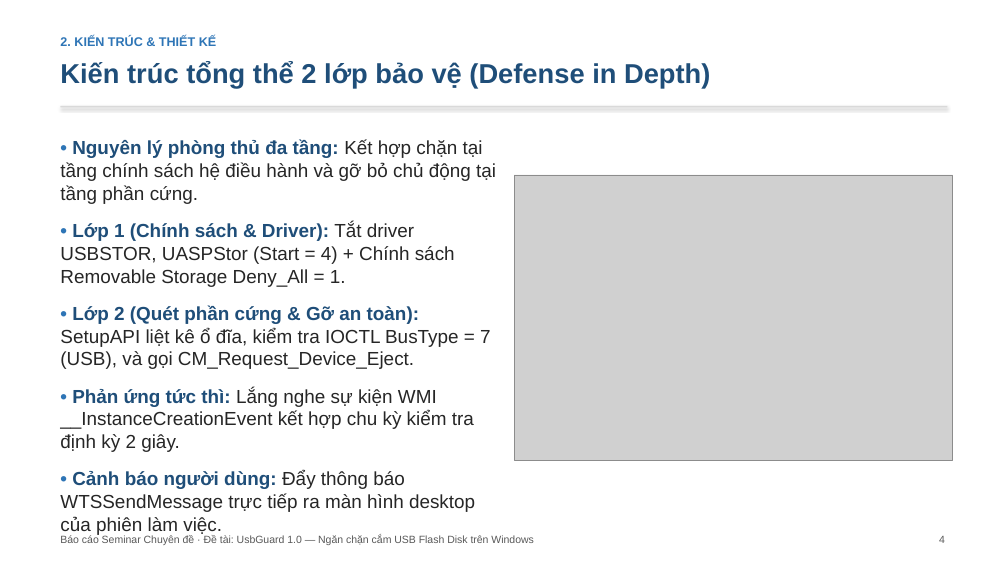
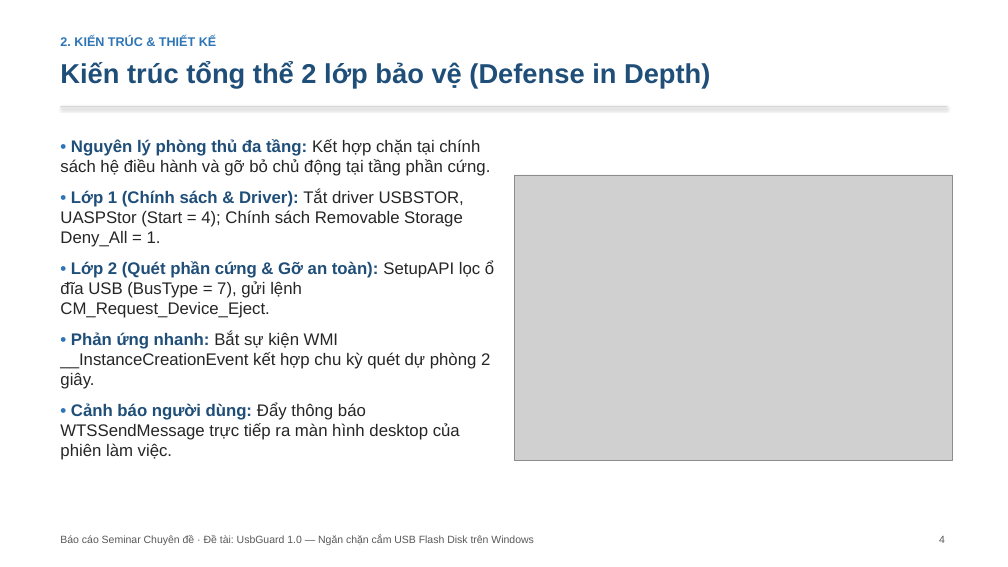
Before and after one commit to hungphamwp/usbguard, a slide deck: slide 4 of slide/SLIDE-UsbGuard.pptx. Drawn at 1008x567 pixels with LibreOffice and Linux fonts; fonts in the diff are those of the drawing; grey boxes stand for pictures. Boxes give left, top, right and bottom in pixels: in the first picture for what was removed or moved away, otherwise in the second. Text is boxed around its words. In the diff, an @@ line names an element or a change of style, - is before the commit and + after.

```diff
--- a/slide/SLIDE-UsbGuard.pptx
+++ b/slide/SLIDE-UsbGuard.pptx
@@ text at [60,139,494,389]: text changed; size 18 to 16 pt @@
-• Nguyên lý phòng thủ đa tầng: Kết hợp chặn tại tầng chính sách hệ điều hành và gỡ bỏ chủ động tại tầng phần cứng.
-• Lớp 1 (Chính sách & Driver): Tắt driver USBSTOR, UASPStor (Start = 4) + Chính sách Removable Storage Deny_All = 1.
-• Lớp 2 (Quét phần cứng & Gỡ an toàn): SetupAPI liệt kê ổ đĩa, kiểm tra IOCTL BusType = 7 (USB), và gọi CM_Request_Device_Eject.
-• Phản ứng tức thì: Lắng nghe sự kiện WMI __InstanceCreationEvent kết hợp chu kỳ kiểm tra định kỳ 2 giây.
+• Nguyên lý phòng thủ đa tầng: Kết hợp chặn tại chính sách hệ điều hành và gỡ bỏ chủ động tại tầng phần cứng.
+• Lớp 1 (Chính sách & Driver): Tắt driver USBSTOR, UASPStor (Start = 4); Chính sách Removable Storage Deny_All = 1.
+• Lớp 2 (Quét phần cứng & Gỡ an toàn): SetupAPI lọc ổ đĩa USB (BusType = 7), gửi lệnh CM_Request_Device_Eject.
+• Phản ứng nhanh: Bắt sự kiện WMI __InstanceCreationEvent kết hợp chu kỳ quét dự phòng 2 giây.
@@ text at [60,402,460,460]: size 18 to 16 pt in "• Cảnh báo người dùng: Đẩy thông ..."; less space between paragraphs @@
```
Also in this commit, not shown: 14 other slides changed, 11 other files.
